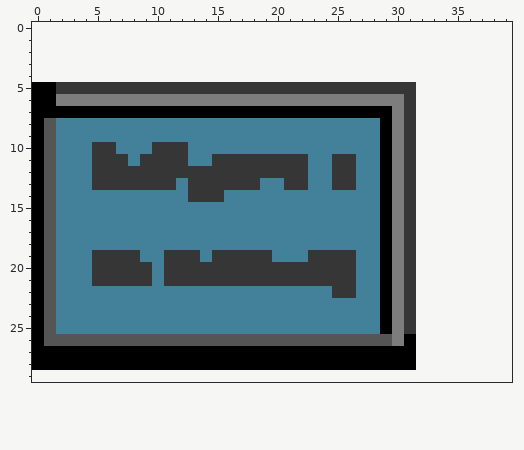
Two states of a pixel-art sprite, sprites/sSign/layers/7b85988d-fcc4-4035-acdf-479241af3c37/49f5ff32-1699-4883-ba67-71ec423d8301.png. Above, as it was before the edit.
The file is 32x24 pixels. The old version is drawn lined up with the new one, on the new canvas.
After the commit:
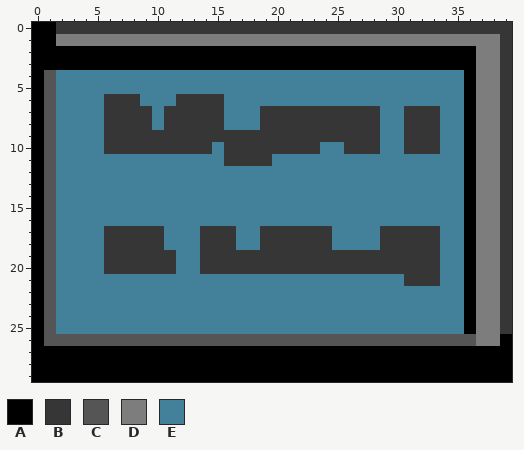
Palette (. is transparent): A #000000  B #363636  C #555555  D #7d7d7d  E #438099
From old to new:
canvas 32x24 -> 40x30, the old top-left corner now at 0,5
Colour A is added in rows 0 to 1 at x 0 to 1; in rows 2 to 3 at x 0 to 36; in row 4 at x 0 and 36; in rows 5 to 25 at x 36; in row 26 at x 39; in rows 27 to 28 at x 32 to 39.
Colour A is added in row 29 at x 0 to 39.
Colour B is added in row 0 at x 2 to 39; in rows 1 to 6 at x 39; in rows 7 to 10 at x 32 to 33 and 39; in rows 11 to 16 at x 39; in rows 17 to 21 at x 32 to 33 and 39; in rows 22 to 25 at x 39.
Colour B replaces colour A in row 7 at x 6 to 9, 11 to 15 and 19 to 28; in rows 17 to 20 at x 29.
Colour B replaces colour D in row 6 at x 6 to 8 and 12 to 15; in rows 17 to 20 at x 30.
Colour B replaces colour E in row 8 at x 6 to 9, 11 to 15 and 19 to 28; in row 9 at x 6 to 28; in row 10 at x 7 to 9, 13 to 14, 16 to 23 and 26 to 28; in rows 17 to 18 at x 6 to 10, 14 to 16 and 19 to 24; in row 19 at x 9 to 10, 14, 20 to 22 and 27 to 28; in row 20 at x 10 and 27 to 28.
Colour C is added in row 4 at x 1; in row 26 at x 32 to 36.
Colour C replaces colour A in rows 5 to 7 at x 1; in row 26 at x 31.
Colour C replaces colour D in row 26 at x 30.
Colour D is added in row 1 at x 2 to 38; in rows 2 to 26 at x 37 to 38.
Colour E is added in row 4 at x 2 to 35; in rows 5 to 6 at x 32 to 35; in rows 7 to 10 at x 34 to 35; in rows 11 to 16 at x 32 to 35; in rows 17 to 21 at x 34 to 35; in rows 22 to 25 at x 32 to 35.
Colour E replaces colour A in row 7 at x 2 to 5, 10, 16 to 18 and 29; in rows 8 to 16 at x 29; in rows 21 to 25 at x 29.
Colour E replaces colour B in row 5 at x 2 to 31; in row 6 at x 31; in row 10 at x 5; in row 11 at x 5 to 7, 9 to 12, 15, 20 to 22, 25 to 26 and 31; in row 12 at x 5 to 22, 25 to 26 and 31; in row 13 at x 5 to 11, 13 to 18, 21 to 22, 25 to 26 and 31.
Colour E replaces colour B in row 14 at x 13 to 15 and 31; in rows 15 to 16 at x 31; in rows 19 to 20 at x 5 and 12 to 13; in row 21 at x 5 to 9 and 11 to 26; in row 22 at x 25 to 26 and 31; in rows 23 to 25 at x 31.
Colour E replaces colour D in row 6 at x 2 to 5, 9 to 11 and 16 to 30; in rows 7 to 16 at x 30; in rows 21 to 25 at x 30.
Changed places in both pictures, as pixel boxes (x1, y1, x2, y2):
changed: (32, 22, 512, 382)
